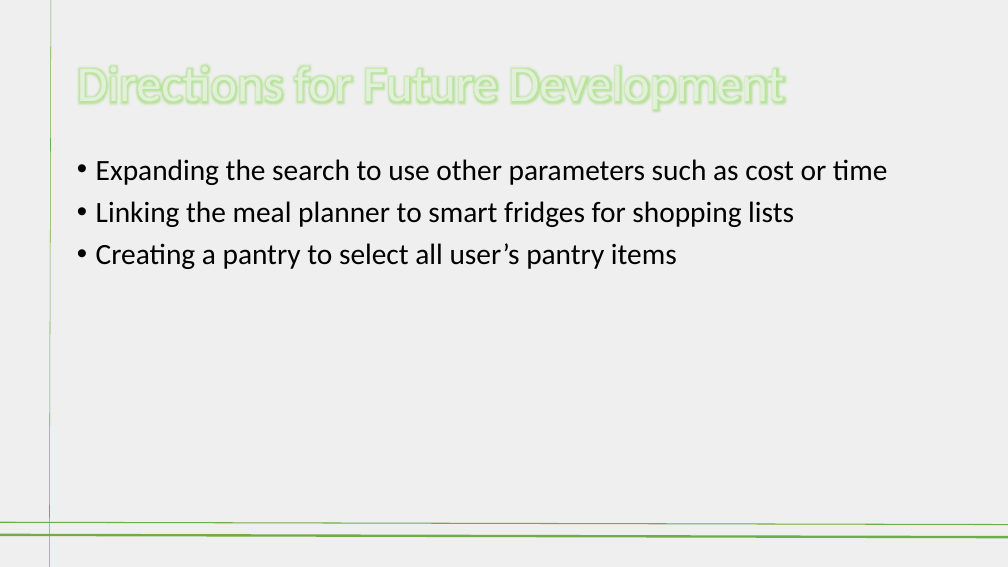
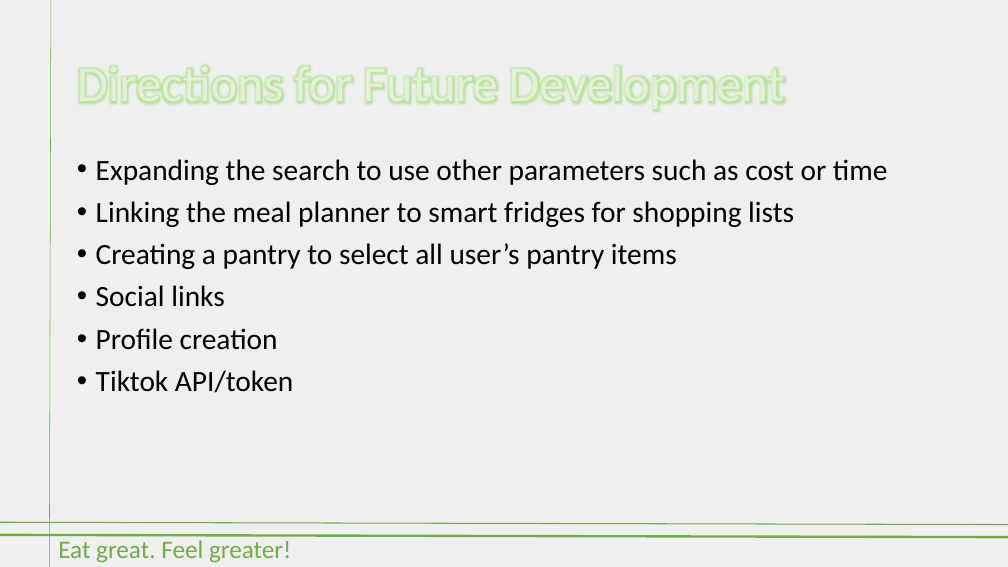
Before and after one commit to stanno03/Fridge-Fren, a slide deck: slide 10 of Fridge Fren.pptx. Drawn at 1008x567 pixels with LibreOffice and Linux fonts; fonts in the diff are those of the drawing. Boxes give left, top, right and bottom in pixels: in the first picture for what was removed or moved away, otherwise in the second. Text is boxed around its words. In the diff, an @@ line names an element or a change of style, - is before the commit and + after.

```diff
--- a/Fridge Fren.pptx
+++ b/Fridge Fren.pptx
@@ text at [96, 285, 293, 393]: paragraphs added @@
+• Social links
+• Profile creation
+• Tiktok API/token
@@ text added at [58, 540, 291, 563], 24 pt, text #70AD47 @@
+Eat great. Feel greater!
```
Also in this commit, not shown: 10 other slides changed.
